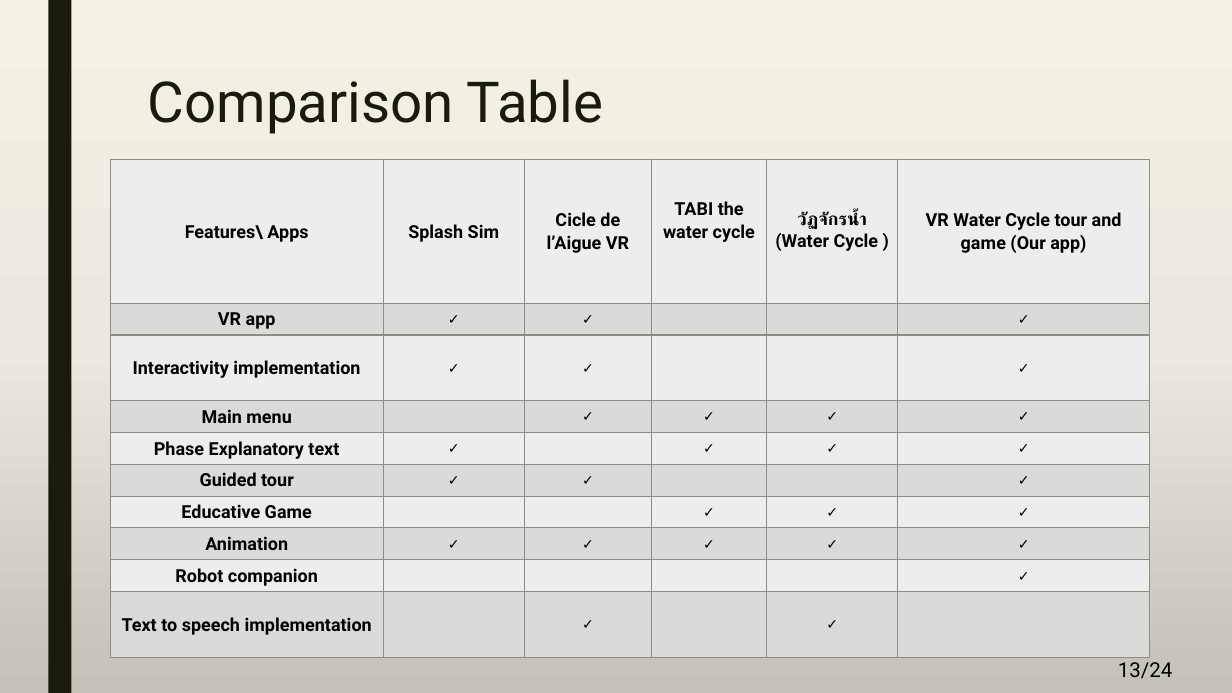
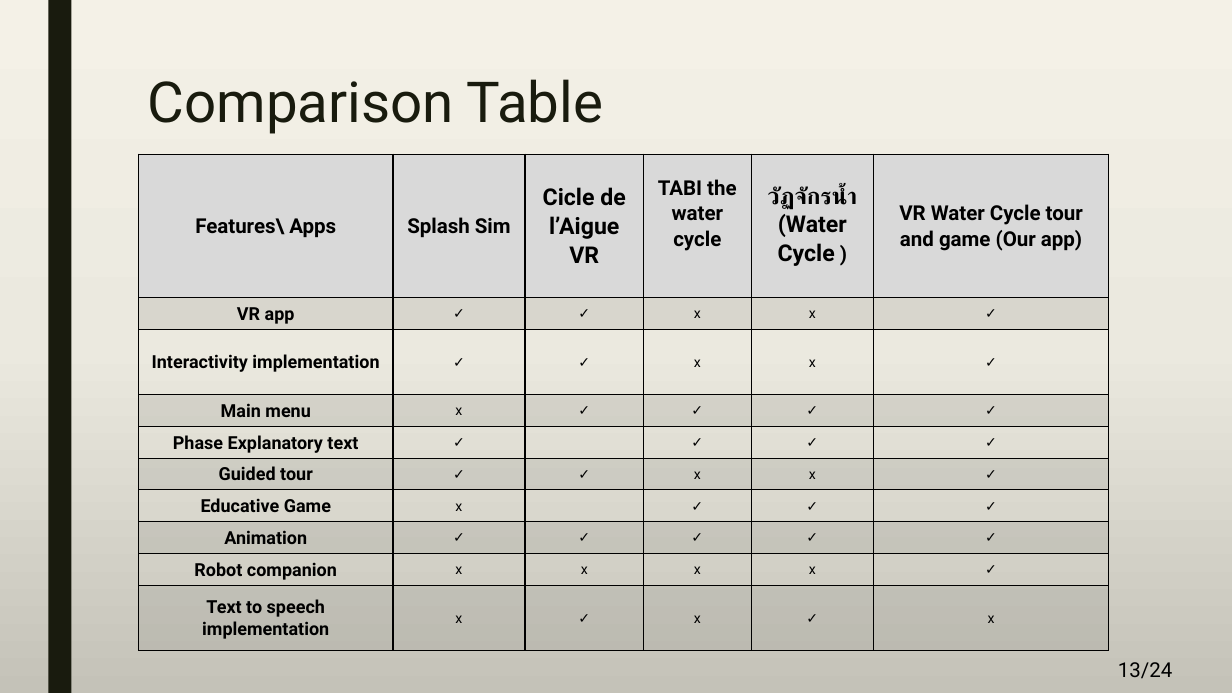
Before and after one commit to A-3li/Capstone, a slide deck: slide 13 of Capstone.pptx. Drawn at 1232x693 pixels with LibreOffice and Linux fonts; fonts in the diff are those of the drawing. Boxes give left, top, right and bottom in pixels: in the first picture for what was removed or moved away, otherwise in the second. Text is boxed around its words. In the diff, an @@ line names an element or a change of style, - is before the commit and + after.

```diff
--- a/Capstone.pptx
+++ b/Capstone.pptx
@@ table at [139,154,1108,651] @@
-row 2, column 4: 
+row 2, column 4: x
-row 2, column 5: 
+row 2, column 5: x
-row 3, column 4: 
+row 3, column 4: x
-row 3, column 5: 
+row 3, column 5: x
-row 4, column 2: 
+row 4, column 2: x
-row 6, column 4: 
+row 6, column 4: x
-row 6, column 5: 
+row 6, column 5: x
-row 7, column 2: 
+row 7, column 2: x
-row 9: Robot companion |  |  |  |  | ✓
+row 9: Robot companion | x | x | x | x | ✓
-row 10: Text to speech implementation |  | ✓ |  | ✓ | 
+row 10: Text to speech implementation | x | ✓ | x | ✓ | x
@@ fill #EEEEED to #D9D9D9 in row 1 @@
@@ fill #DADBD9 to #8C8D86 at 20% opacity in 30 cells @@
@@ fill #EEEEED to none in 22 cells @@
@@ size 14 to 16 pt in "Features\ Apps", "Splash Sim", "TABI the water cycle", ")" and 1 more places @@
@@ size 14 to 18 pt in "Cicle de l’Aigue VR", "วัฏจักรน้ำ (Water Cycle" @@
@@ borders changed @@
@@ table: place and size @@
-table at [111,159,1152,657]
+table at [139,154,1108,651]
```
